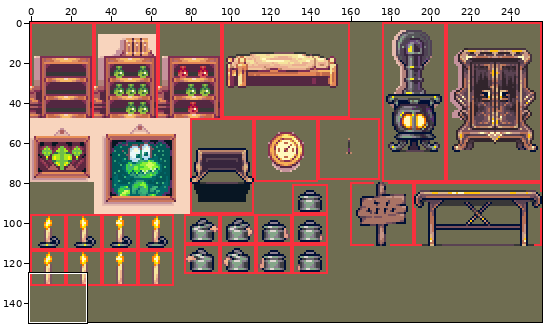
Two states of a sprite sheet, images/props/furniture.png. Above: a wide view before the commit, with the close-up outlined.
Close-up. Old version:
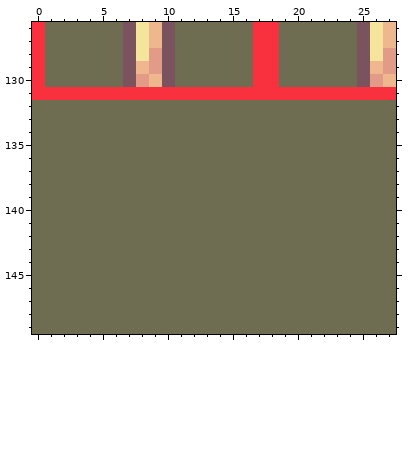
The file is 256x150 pixels. Shown: x 0..27, y 126..149.
The result:
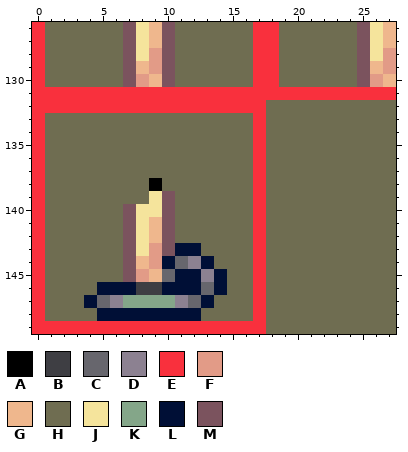
Palette (. is transparent): A #000000  B #3e3e43  C #67666d  D #8c8191  E #f9303d  F #e29b87  G #efb78d  H #6f6d51  J #f5e49c  K #84a689  L #000f36  M #7b535e
Changes in this commit:
@@ x 0..27 @@
 131 EEEEEEEEEEEEEEEEEEEEEEEEEEEE
-132 HHHHHHHHHHHHHHHHHHHHHHHHHHHH
-133 HHHHHHHHHHHHHHHHHHHHHHHHHHHH
-134 HHHHHHHHHHHHHHHHHHHHHHHHHHHH
-135 HHHHHHHHHHHHHHHHHHHHHHHHHHHH
-136 HHHHHHHHHHHHHHHHHHHHHHHHHHHH
-137 HHHHHHHHHHHHHHHHHHHHHHHHHHHH
-138 HHHHHHHHHHHHHHHHHHHHHHHHHHHH
-139 HHHHHHHHHHHHHHHHHHHHHHHHHHHH
-140 HHHHHHHHHHHHHHHHHHHHHHHHHHHH
-141 HHHHHHHHHHHHHHHHHHHHHHHHHHHH
-142 HHHHHHHHHHHHHHHHHHHHHHHHHHHH
-143 HHHHHHHHHHHHHHHHHHHHHHHHHHHH
-144 HHHHHHHHHHHHHHHHHHHHHHHHHHHH
-145 HHHHHHHHHHHHHHHHHHHHHHHHHHHH
-146 HHHHHHHHHHHHHHHHHHHHHHHHHHHH
-147 HHHHHHHHHHHHHHHHHHHHHHHHHHHH
-148 HHHHHHHHHHHHHHHHHHHHHHHHHHHH
-149 HHHHHHHHHHHHHHHHHHHHHHHHHHHH
+132 EEEEEEEEEEEEEEEEEEHHHHHHHHHH
+133 EHHHHHHHHHHHHHHHHEHHHHHHHHHH
+134 EHHHHHHHHHHHHHHHHEHHHHHHHHHH
+135 EHHHHHHHHHHHHHHHHEHHHHHHHHHH
+136 EHHHHHHHHHHHHHHHHEHHHHHHHHHH
+137 EHHHHHHHHHHHHHHHHEHHHHHHHHHH
+138 EHHHHHHHHAHHHHHHHEHHHHHHHHHH
+139 EHHHHHHHHJMHHHHHHEHHHHHHHHHH
+140 EHHHHHHMJJMHHHHHHEHHHHHHHHHH
+141 EHHHHHHMJGMHHHHHHEHHHHHHHHHH
+142 EHHHHHHMJGMHHHHHHEHHHHHHHHHH
+143 EHHHHHHMJFMLLHHHHEHHHHHHHHHH
+144 EHHHHHHMGFLCDLHHHEHHHHHHHHHH
+145 EHHHHHHMFGCLLDLHHEHHHHHHHHHH
+146 EHHHHLLLBBLLLCLHHEHHHHHHHHHH
+147 EHHHLCDKKKKDCLHHHEHHHHHHHHHH
+148 EHHHHLLLLLLLLHHHHEHHHHHHHHHH
+149 EEEEEEEEEEEEEEEEEEHHHHHHHHHH
Boxes around the changes in both close-ups, in picture pixels (x1, y1, x2, y2):
changed: (32, 100, 266, 334)
